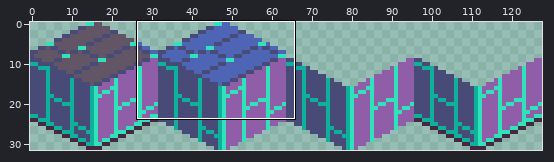
Edited in one commit: sprite sheet (Assets/Art/Stone/S_Wall_Stone_Dream_Cube.png). The picture above shows the old version from afar; the outline marks the close-up.
Close-up. Before:
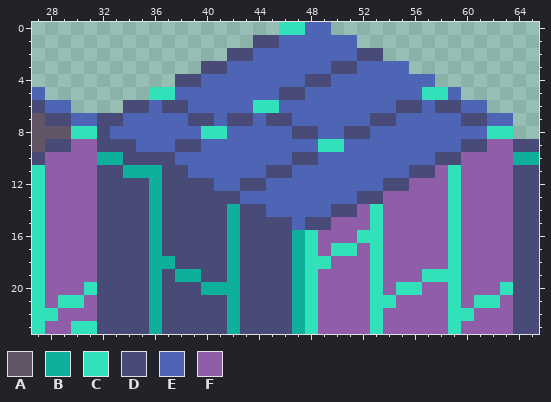
The file is 128x32 pixels. Shown: x 27..65, y 0..23.
Palette (. is transparent): A #625565  B #0eaf9b  C #30e1b9  D #484a77  E #4d65b4  F #905ea9
Pixels before, first column x 27:
 0 ...................CCEE................
 1 .................DDEEEEEE..............
 2 ...............DDEEEEEEEEDD............
 3 .............DDEEEEEEEEDDEEEE..........
 4 ...........DDEEEEEEEEDDEEEEEEEE........
 5 E........CCEEEEEEEEDDEEEEEEEEECCE......
 6 DEE....DDEDDEEEEECCEEEEEEEEEDDEDDEE....
 7 ADDEEDDEEEEEDDEDDEDDEEEEEEDDEEEEEDDEE..
 8 AAACCDEEEEEEECCEEEEEDDEEDDEEEEEEEEECC..
 9 ADDFFDDDEEEDDEEEEEEEEECCEEEEEEEEEDDFFDD
10 DFFFFBBDDDDEEEEEEEEEDDEEEEEEEEEDDFFFFBB
11 CFFFFDDBBBDDEEEEEEDDEEEEEEEEEDDFCFFFFDD
12 CFFFFDDDDBDDDDEEDDEEEEEEEEEDDFFFCFFFFDD
13 CFFFFDDDDBDDDDDDEEEEEEEEEDDFFFFFCFFFFDD
14 CFFFFDDDDBDDDDDBDDEEEEEDDFCFFFFFCFFFFDD
15 CFFFFDDDDBDDDDDBDDDDEDDFFFCFFFFFCFFFFDD
16 CFFFFDDDDBDDDDDBDDDDBCFFFCCFFFFFCFFFFDD
17 CFFFFDDDDBDDDDDBDDDDBCFCCFCFFFFFCFFFFDD
18 CFFFFDDDDBBDDDDBDDDDBCCFFFCFFFFFCFFFFDD
19 CFFFFDDDDBDBBDDBDDDDBCFFFFCFFFCCCFFFFDD
20 CFFFCDDDDBDDDBBBDDDDBCFFFFCFCCFFCFFFCDD
21 CFCCFDDDDBDDDDDBDDDDBCFFFFCCFFFFCFCCFDD
22 CCFFFDDDDBDDDDDBDDDDBCFFFFCFFFFFCCFFFDD
23 CFFCCDDDDBDDDDDBDDDDBCFFFFCFFFFFCFFFFDD
After the commit:
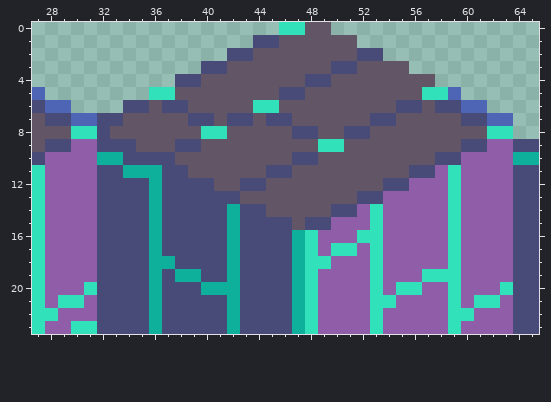
From old to new:
Changed rows in their new state; - is an unchanged pixel.
first column x 33:
 0 ---------------AA------------
 1 -------------AAAAAA----------
 2 -----------AAAAAAAA----------
 3 ---------AAAAAAAA--AAAA------
 4 -------AAAAAAAA--AAAAAAAA----
 5 -----AAAAAAAA--AAAAAAAAA-----
 6 ---A--AAAAA--AAAAAAAAA--A----
 7 -AAAAA--A--A--AAAAAA--AAAAA--
 8 AAAAAAA--AAAAA--AA--AAAAAAAAA
 9 --AAA--AAAAAAAAA--AAAAAAAAA--
10 -----AAAAAAAAA--AAAAAAAAA----
11 ------AAAAAA--AAAAAAAAA------
12 --------AA--AAAAAAAAA--------
13 ----------AAAAAAAAA----------
14 ------------AAAAA------------
15 --------------A--------------
Changed places in both close-ups, as pixel boxes (x1, y1, x2, y2):
changed: (110, 22, 487, 230)
